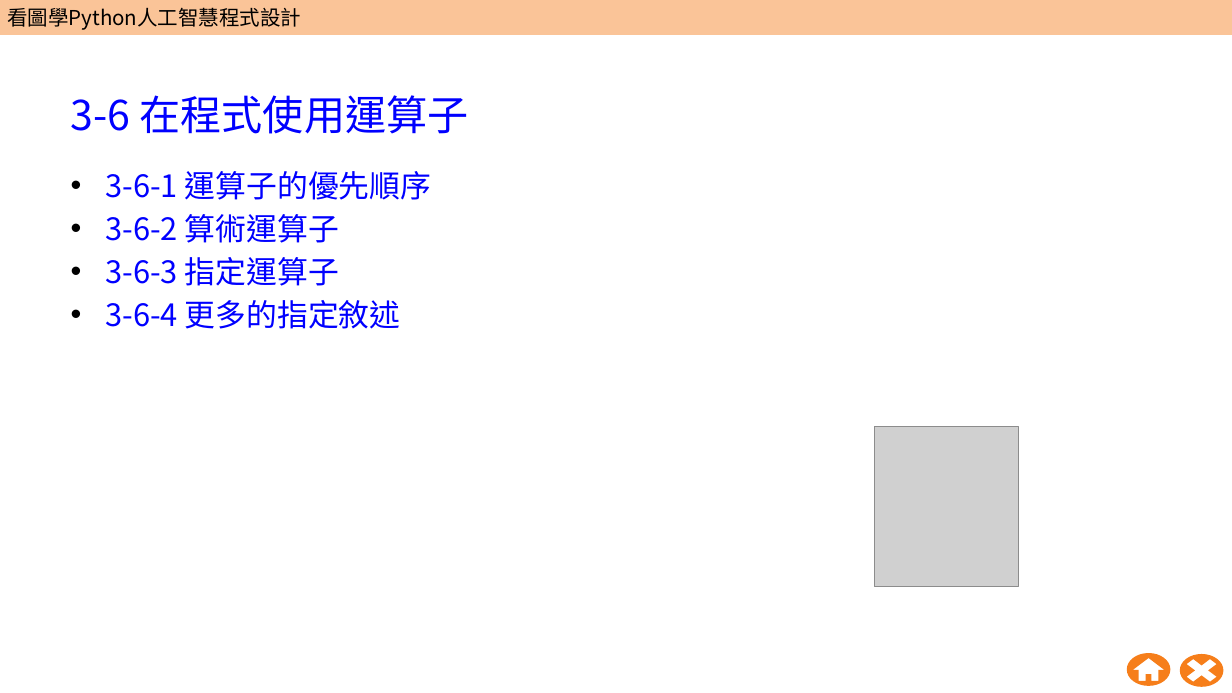
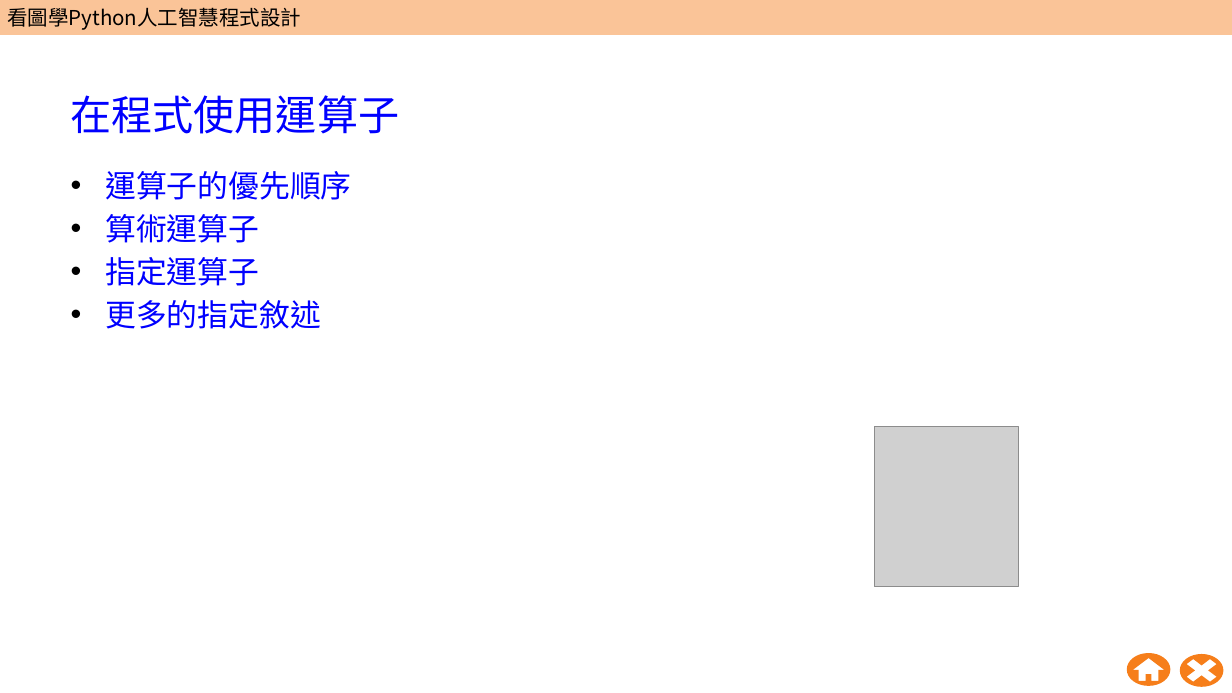
Before and after one commit to wangsungwen/Python-Artificial-Intelligence-Instruction, a slide deck: slide 64 of 五週Python人工智慧教學包/第1週/W01_教學簡報.pptx (slide 58 before the commit). Drawn at 1232x693 pixels with LibreOffice and Linux fonts; fonts in the diff are those of the drawing; grey boxes stand for pictures; background and template pictures are left out. Boxes give left, top, right and bottom in pixels: in the first picture for what was removed or moved away, otherwise in the second. Text is boxed around its words. In the diff, an @@ line names an element or a change of style, - is before the commit and + after.

```diff
--- a/五週Python人工智慧教學包/第1週/W01_教學簡報.pptx
+++ b/五週Python人工智慧教學包/第1週/W01_教學簡報.pptx
@@ title at (71, 95, 400, 134): text changed @@
-3-6 在程式使用運算子
+在程式使用運算子
@@ text at (105, 171, 351, 329): text changed @@
-• 3-6-1 運算子的優先順序
-• 3-6-2 算術運算子
-• 3-6-3 指定運算子
-• 3-6-4 更多的指定敘述
+• 運算子的優先順序
+• 算術運算子
+• 指定運算子
+• 更多的指定敘述
```
Also in this commit, not shown: 17 other slides changed, 8 slides added.
